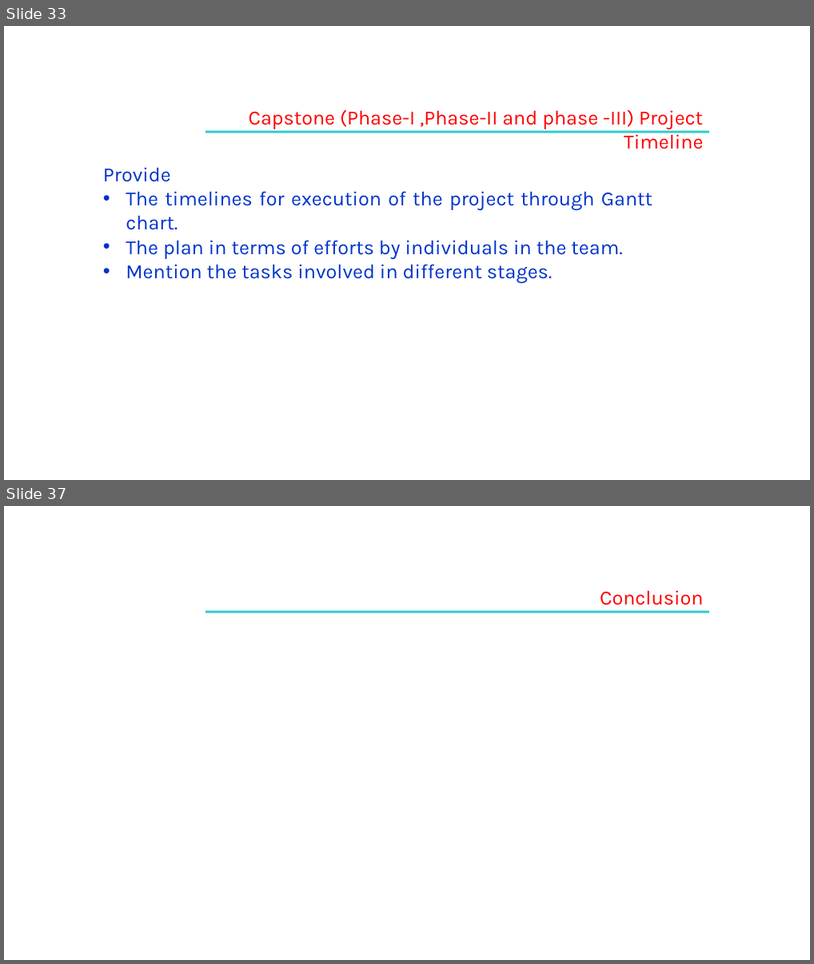
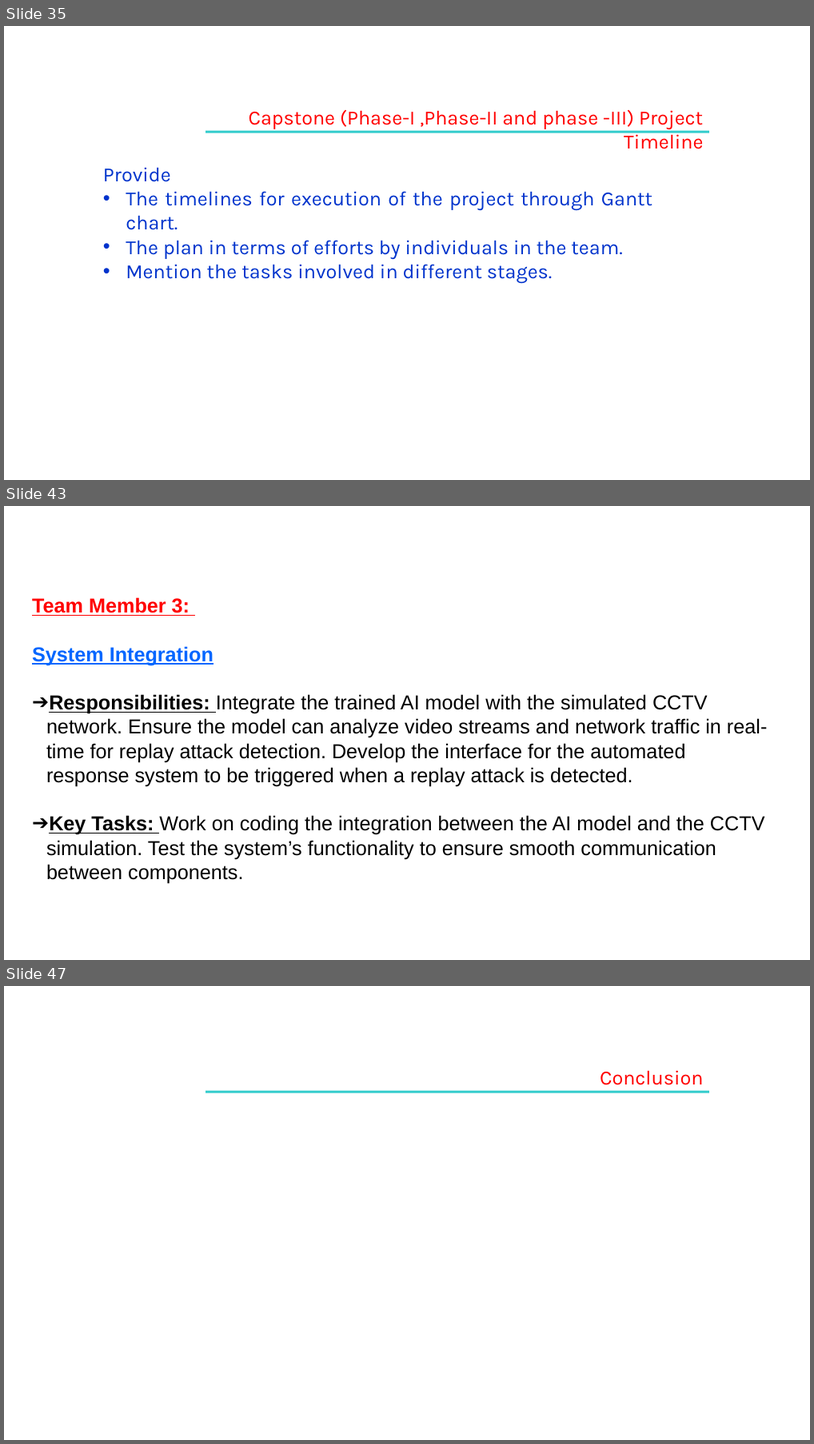
Before and after one commit to SoumyaMishra03/Capstone_Project_team_49, a slide deck: Capstone Project Phase – 2,review 1.pptx. Shown one above the other, each under a label of ours: slides 33 and 37 before the commit, slides 35, 43 and 47 after it; the slides between them are not shown. The pictures are 814x964 and 814x1444 pixels, drawn with LibreOffice and Linux fonts; fonts in the diff are those of the drawing; background and template pictures are left out. Boxes give left, top, right and bottom in pixels: in the first picture for what was removed or moved away, otherwise in the second. Text is boxed around its words. In the diff, an @@ line names an element or a change of style, - is before the commit and + after.

```diff
--- a/Capstone Project Phase – 2,review 1.pptx
+++ b/Capstone Project Phase – 2,review 1.pptx
@@ slide 43 added at (4,506,810,960), background #FFFFFF @@
@@ text added at (32,597,767,884), 24 pt, text #000000 @@
+Team Member 3:
+System Integration
+➔ Responsibilities: Integrate the trained AI model with the simulated CCTV network. Ensure the model can analyze video streams and network traffic in real-time for replay attack detection. Develop the interface for the automated response system to be triggered when a replay attack is detected.
+➔ Key Tasks: Work on coding the integration between the AI model and the CCTV simulation. Test the system’s functionality to ensure smooth communication between components.
@@ what was slide 33 is now slide 35 @@
@@ what was slide 37 is now slide 47 @@
```
Also in this commit, not shown: 28 slides changed, 10 other slides added, 1 slide removed.
